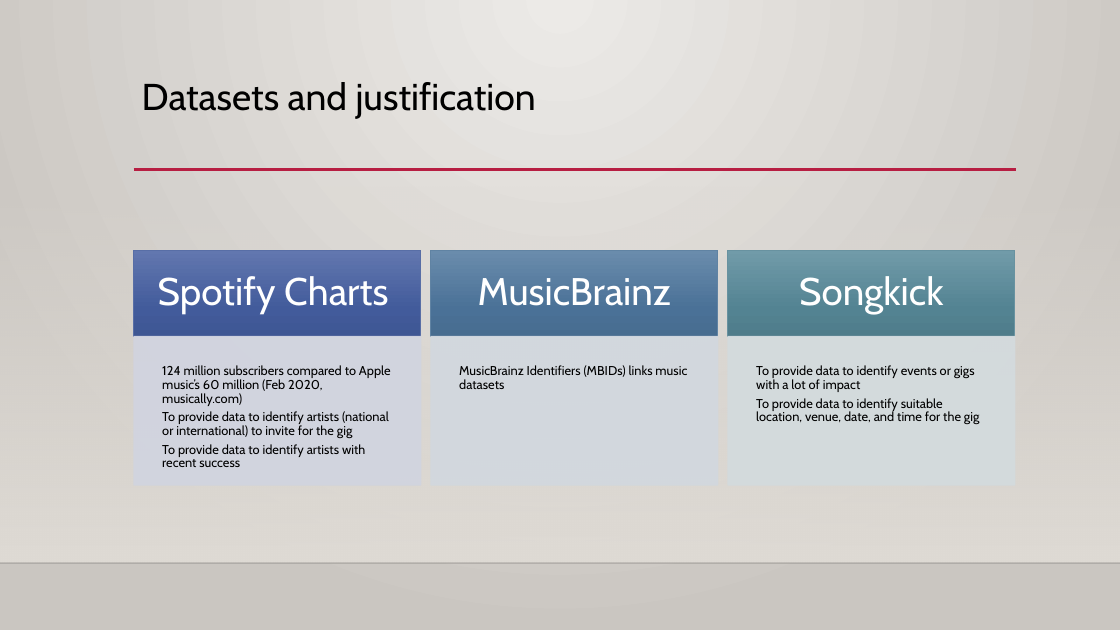
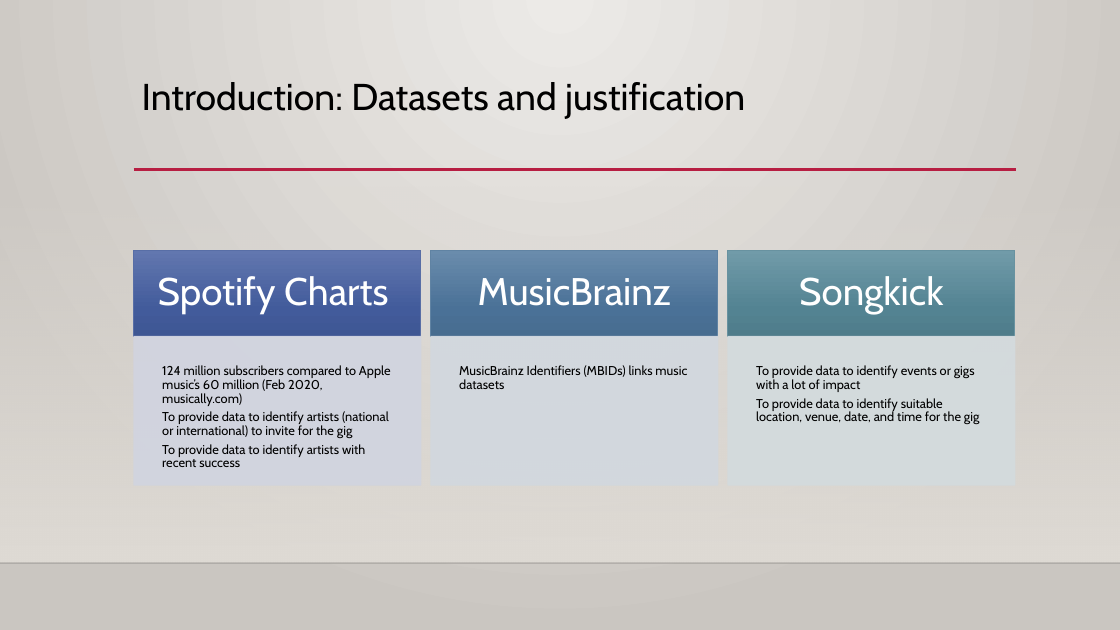
Before and after one commit to mahyarshu/Gigalytics, a slide deck: slide 14 of documents/Presentation/Innovators.pptx. Drawn at 1120x630 pixels with LibreOffice and Linux fonts; fonts in the diff are those of the drawing; background and template pictures are left out. Boxes give left, top, right and bottom in pixels: in the first picture for what was removed or moved away, otherwise in the second. Text is boxed around its words. In the diff, an @@ line names an element or a change of style, - is before the commit and + after.

```diff
--- a/documents/Presentation/Innovators.pptx
+++ b/documents/Presentation/Innovators.pptx
@@ title at [142,82,745,118]: text changed @@
-Datasets and justification
+Introduction: Datasets and justification
```
Also in this commit, not shown: 16 other slides changed, 1 slide added, 1 slide removed.
